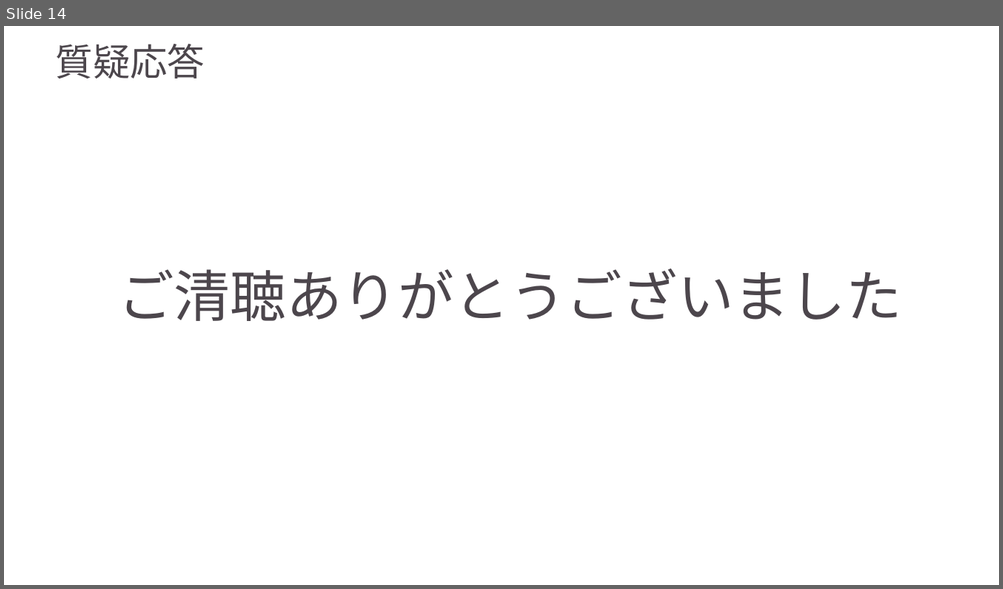
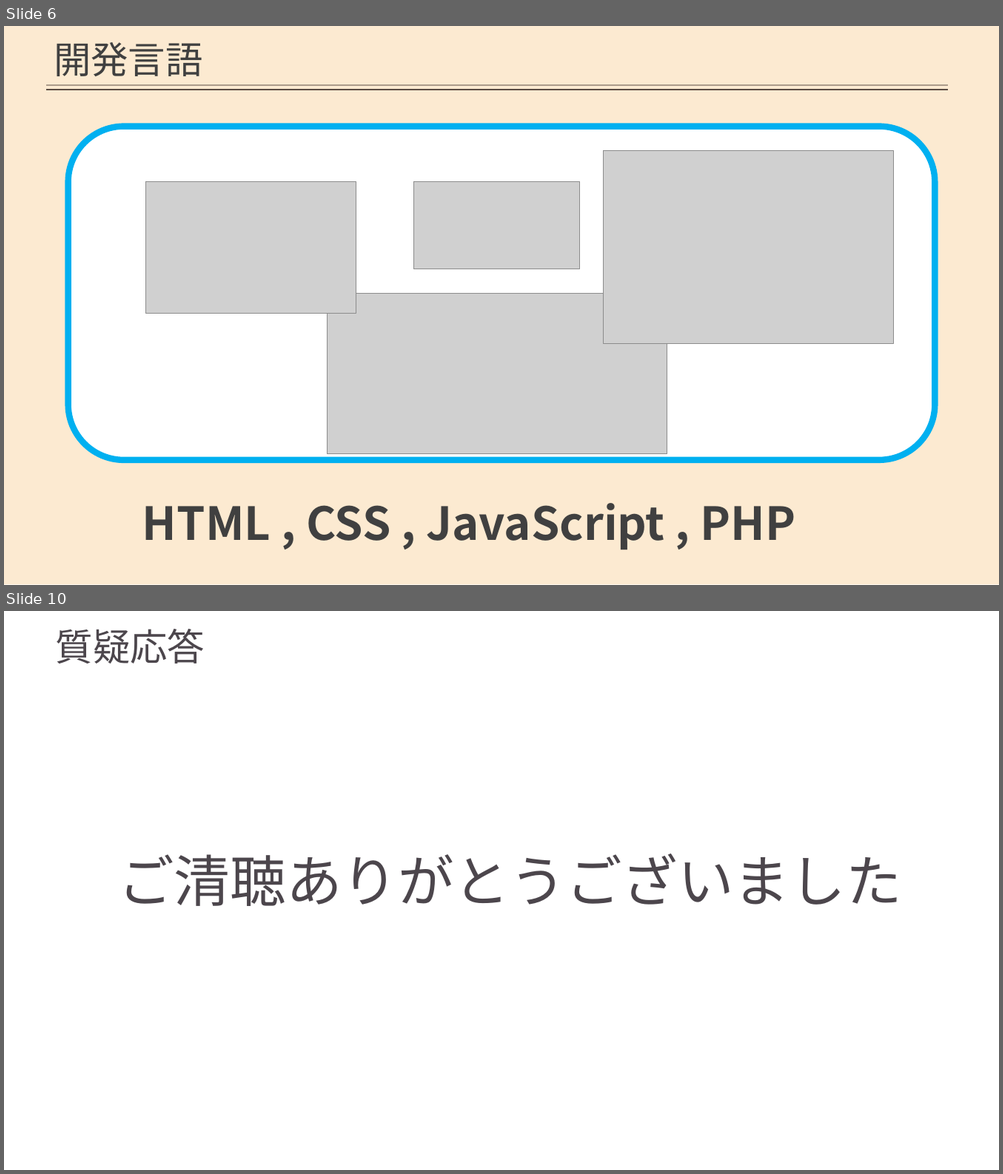
Before and after one commit to AdiosSora/subcall_cosmo, a slide deck: stable.pptx. Shown one above the other, each under a label of ours: slide 14 before the commit, slides 6 and 10 after it; the slides between them are not shown. The pictures are 1003x589 and 1003x1174 pixels, drawn with LibreOffice and Linux fonts; fonts in the diff are those of the drawing; grey boxes stand for pictures; background and template pictures are left out. Boxes give left, top, right and bottom in pixels: in the first picture for what was removed or moved away, otherwise in the second. Text is boxed around its words. In the diff, an @@ line names an element or a change of style, - is before the commit and + after.

```diff
--- a/stable.pptx
+++ b/stable.pptx
@@ slide 6 added at bbox=[4, 26, 999, 585], background picture (left out) @@
@@ rectangle added at bbox=[4, 26, 999, 585], fill #FCEAD1 @@
@@ text added at bbox=[54, 42, 203, 76], 36 pt, text #404040 @@
+開発言語
@@ line added from (46, 86) to (947, 86), #AB9B8A 1.75 pt @@
@@ line added from (46, 90) to (947, 90), #594C43 1.75 pt @@
@@ rounded rectangle added at bbox=[68, 127, 934, 461], fill #FFFFFF, outline #00B0F0 6 pt @@
@@ picture added at bbox=[603, 150, 893, 344] @@
@@ picture added at bbox=[146, 182, 356, 313] @@
@@ picture added at bbox=[415, 182, 580, 269] @@
@@ picture added at bbox=[327, 294, 666, 454] @@
@@ text added at bbox=[142, 503, 796, 551], 44 pt, text #404040, bold @@
+HTML , CSS , JavaScript , PHP
@@ what was slide 14 is now slide 10 @@
```
Also in this commit, not shown: 6 slides changed, 3 other slides added, 18 slides removed.
